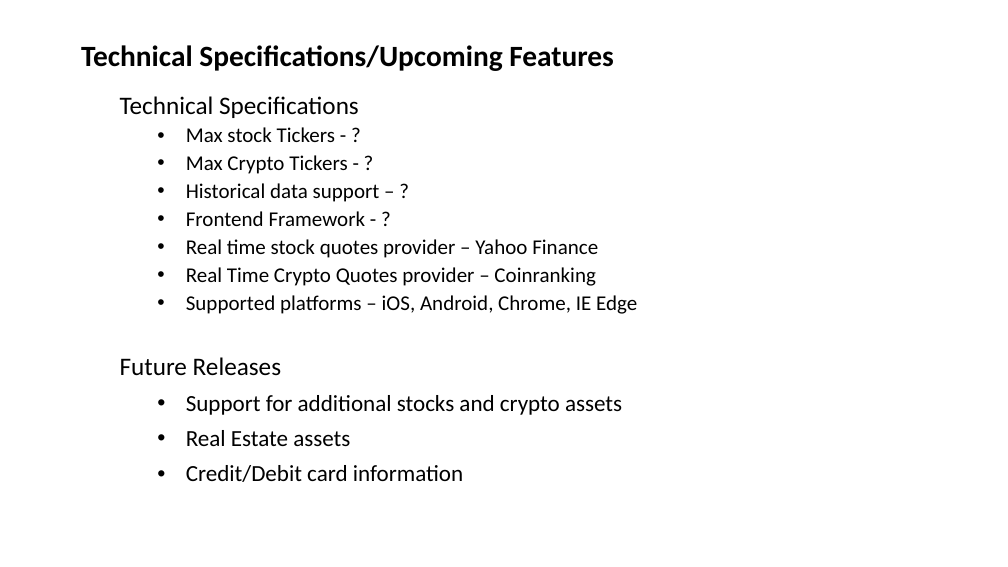
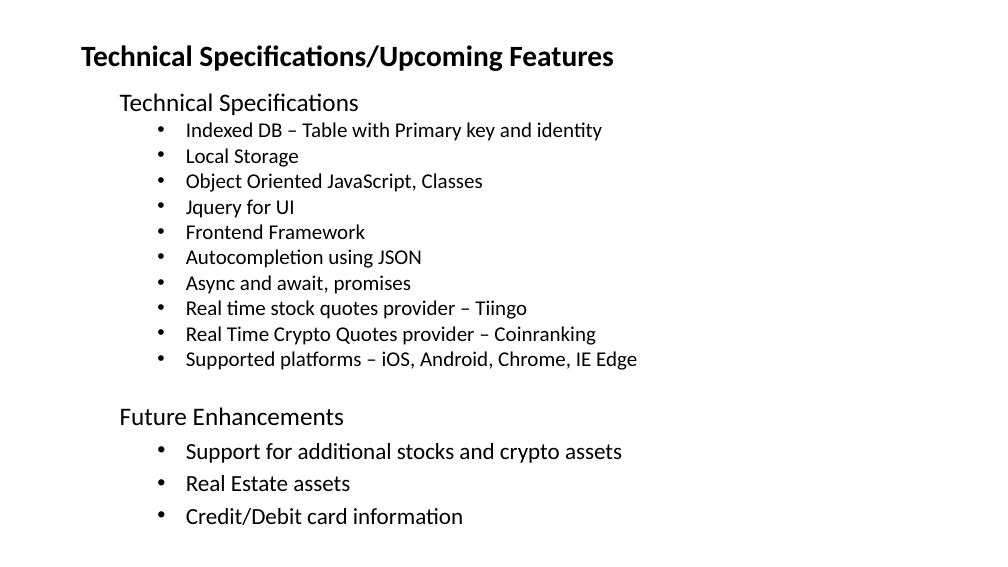
Before and after one commit to srikpv/GTBootCamp_Project1, a slide deck: slide 2 of project1.pptx. Drawn at 1008x567 pixels with LibreOffice and Linux fonts; fonts in the diff are those of the drawing. Boxes give left, top, right and bottom in pixels: in the first picture for what was removed or moved away, otherwise in the second. Text is boxed around its words. In the diff, an @@ line names an element or a change of style, - is before the commit and + after.

```diff
--- a/project1.pptx
+++ b/project1.pptx
@@ subtitle at box(120, 93, 637, 525): line spacing 0.9 to 0.8 @@
@@ subtitle at box(186, 122, 602, 319): text changed @@
-  • Max stock Tickers - ?
-  • Max Crypto Tickers - ?
-  • Historical data support – ?
-  • Frontend Framework - ?
-  • Real time stock quotes provider – Yahoo Finance
+  • Indexed DB – Table with Primary key and identity
+  • Local Storage
+  • Object Oriented JavaScript, Classes
+  • Jquery for UI
+  • Frontend Framework
+  • Autocompletion using JSON
+  • Async and await, promises
+  • Real time stock quotes provider – Tiingo
@@ subtitle at box(120, 407, 344, 426): text changed @@
-  Future Releases
+  Future Enhancements
```
Also in this commit, not shown: 1 other slide changed, 1 slide added.
